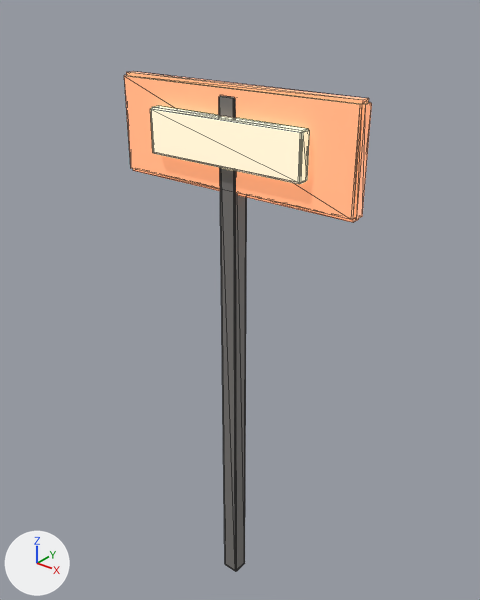
Renders of the glTF model public/models/neon.glb from each side of a commit.
One viewpoint serves both versions: a 50 mm lens placed at (2.43, -2.98, 4.19), pointed at (-0.11, 0.2, 2.22). The lights are fixed; the arrows at lower left show +X, +Y and +Z. The older version comes first. Mesh edges are drawn as thin lines. Where no turn or scale is listed for an object, it has been applied to the vertices. Vertices at exactly the same position are counted once.

In view in the first picture: 'Board', 'Post', 'Script'.
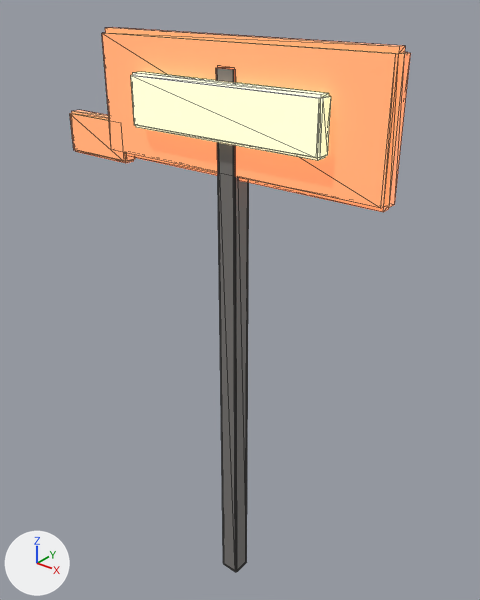
Changed parts and their boxes (x1, y1, x2, y2) in the pictures (480 x 600 px):
'Board', recoloured, surface changed, moved, rescaled (24% wider, 22% taller): before (124, 71, 372, 222); after (102, 27, 411, 212)
'Script', reshaped, moved (25% wider, 14% taller): before (150, 106, 310, 184); after (131, 72, 331, 161)
'Post', rescaled (17% wider, 6% taller): before (219, 95, 247, 571); after (216, 67, 249, 572)
'Arrow', added (orange): after (70, 110, 135, 163)

Edits to the bpy script that builds the scene:
```text
Change mat_mat_neon:
    mat_mat_neon.base_color: (0.86, 0.38, 0.22) -> (0.9, 0.32, 0.16)  # beige #efa681 -> orange #f3996f
    mat_mat_neon.roughness: 0.32 -> 0.28
    mat_mat_neon.emission_color: (0.585, 0.21, 0.09) -> (0.807, 0.209, 0.076)  # orange #c97e55 -> orange #e87e4e
Change me_board:
    used by ob_board; location = (0.0, 0.0, 3.35)
    remove me_board.from_pydata(...)  # 32 vertices, 60 faces; spans x -0.85..0.85, y -0.05..0.05, z -0.31..0.31
    add me_board.from_pydata(...)  # 32 vertices, 60 faces; spans x -1.02..1.02, y -0.06..0.06, z -0.39..0.39
    me_board part 1: the whole mesh is scaled about its middle by (1.2, 1.1, 1.25)
Change me_post:
    used by ob_post; location = (0.0, 0.0, 1.8)
    remove me_post.from_pydata(...)  # 32 vertices, 60 faces; spans x -0.06..0.06, y -0.06..0.06, z -1.8..1.8
    add me_post.from_pydata(...)  # 32 vertices, 60 faces; spans x -0.07..0.07, y -0.07..0.07, z -1.88..1.88
    me_post part 2: the whole mesh is scaled about its middle by (1.16, 1.16, 1.04)
Change me_script:
    used by ob_script; location = (0.0, -0.08, 3.35)
    remove me_script.from_pydata(...)  # 32 vertices, 60 faces; spans x -0.55..0.55, y -0.04..0.04, z -0.14..0.14
    add me_script.from_pydata(...)  # 32 vertices, 60 faces; spans x -0.675..0.675, y -0.05..0.05, z -0.16..0.16
    me_script part 3: 32 of 32 vertices moved; they spanned x -0.55..0.55, y -0.04..0.04, z -0.14..0.14 and now span x -0.675..0.675, y -0.05..0.05, z -0.16..0.16; mean shift (0.0, 0.0, 0.0)
Add me_arrow:
    me_arrow.from_pydata(...)  # 32 vertices, 60 faces; spans x -0.275..0.275, y -0.05..0.05, z -0.14..0.14
    me_arrow.materials.append(mat_mat_neon)  # orange #f3996f, glowing orange #e87e4e
Change ob_board:
    ob_board.location: (0.0, 0.0, 3.35) -> (0.0, 0.0, 3.52)
Change ob_post:
    ob_post.location: (0.0, 0.0, 1.8) -> (0.0, 0.0, 1.88)
Change ob_script:
    ob_script.location: (0.0, -0.08, 3.35) -> (0.0, -0.1, 3.52)
Add ob_arrow:
    ob_arrow = bpy.data.objects.new('Arrow', me_arrow)
    ob_arrow.location = (-1.15, 0.0, 3.22)
```
